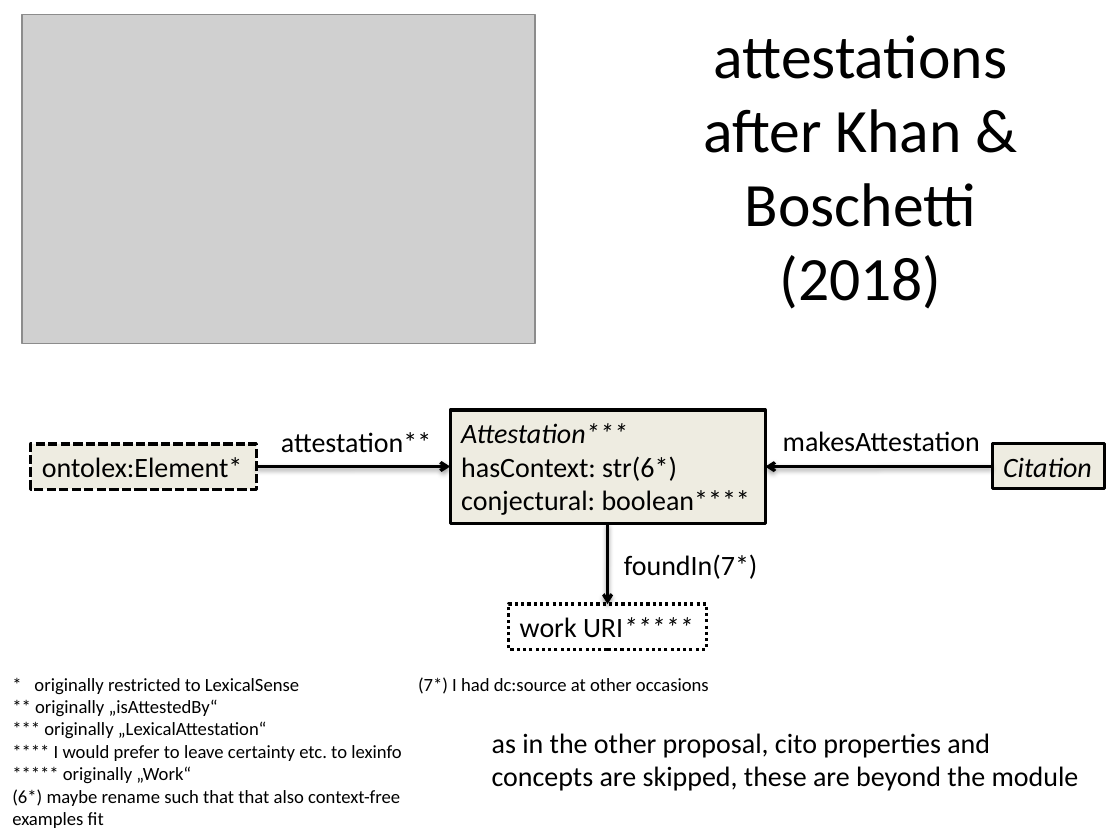
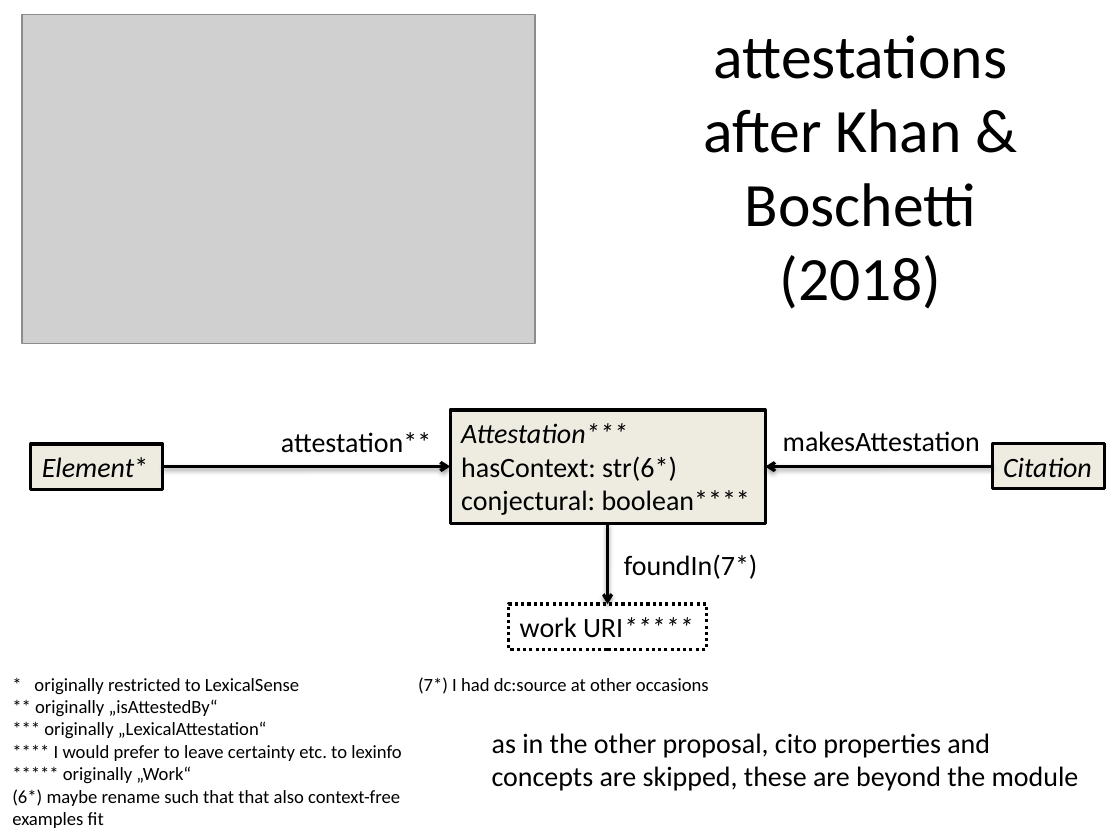
Before and after one commit to ontolex/frequency-attestation-corpus-information, a slide deck: slide 6 of img/source.pptx. Drawn at 1120x840 pixels with LibreOffice and Linux fonts; fonts in the diff are those of the drawing; grey boxes stand for pictures. Boxes give left, top, right and bottom in pixels: in the first picture for what was removed or moved away, otherwise in the second. Text is boxed around its words. In the diff, an @@ line names an element or a change of style, - is before the commit and + after.

```diff
--- a/img/source.pptx
+++ b/img/source.pptx
@@ rectangle "Element*": place and size @@
-rectangle "Element*" at bbox=[31, 444, 256, 488]
+rectangle "Element*" at bbox=[31, 444, 164, 488]
@@ rectangle "Element*" at bbox=[31, 444, 164, 488]: outline #000000 2 pt dashed to #000000 2 pt @@
@@ text in rectangle at bbox=[42, 457, 148, 477]: text changed; italic on @@
-ontolex:Element*
+Element*
@@ elbow arrow moved from (256, 467) - (450, 467) to (162, 467) - (450, 467) @@
```
Also in this commit, not shown: 7 other slides changed.
